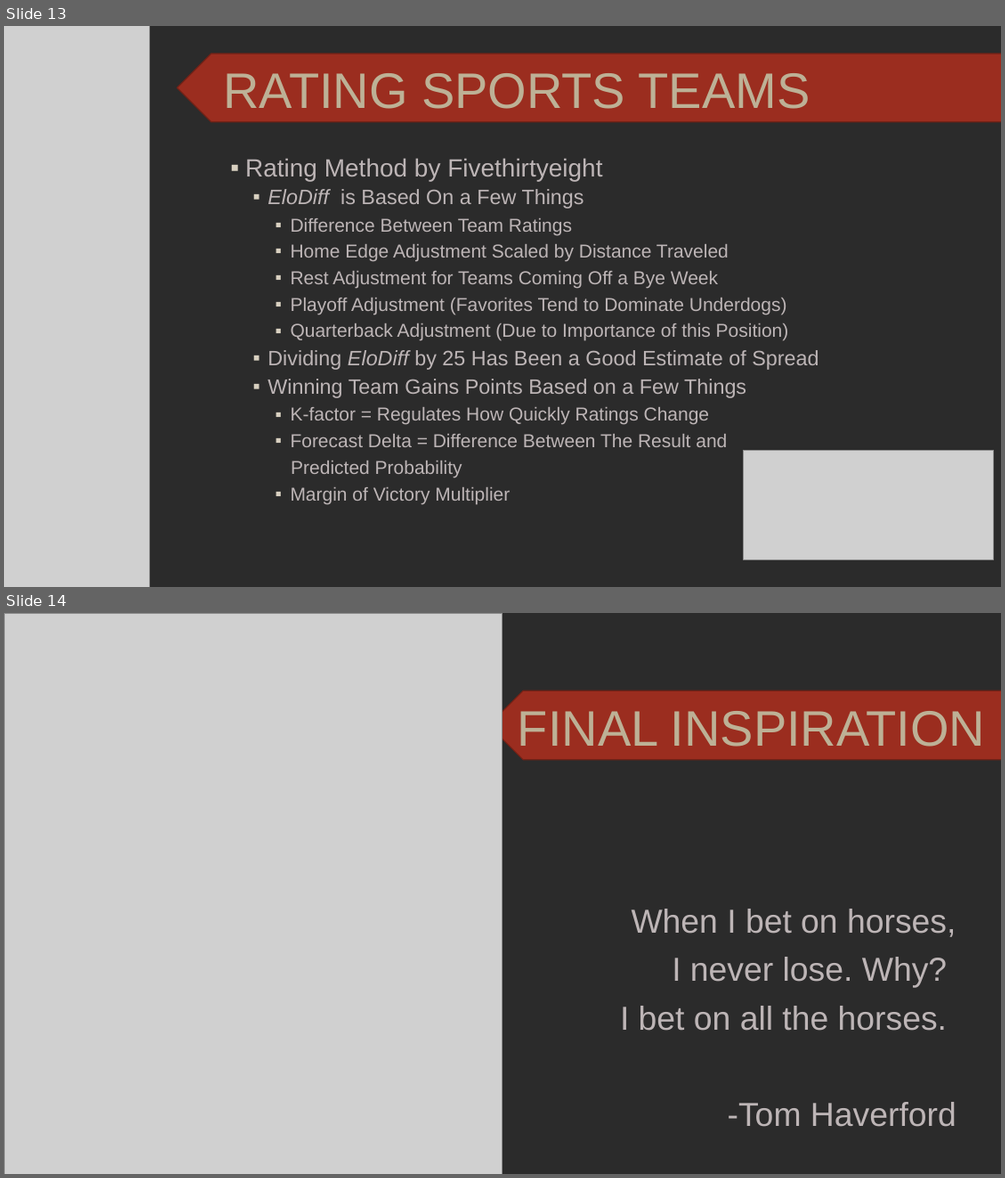
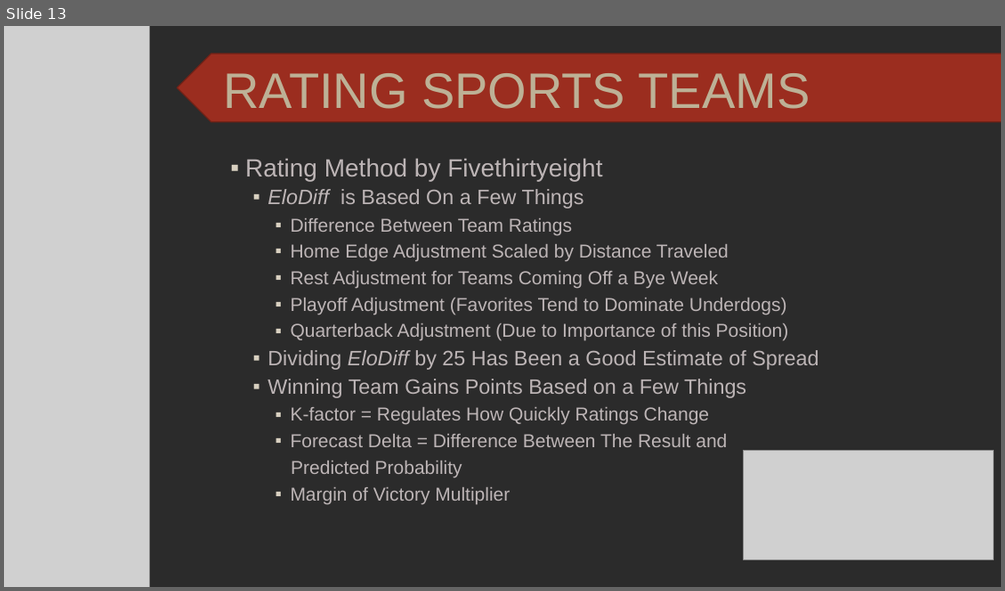
Before and after one commit to SuperMarioGiacomazzo/STOR390_WEBSITE, a slide deck: Slides/Gambling 2/Gambling_2_Lecture.pptx. Shown one above the other, each under a label of ours: slides 13 and 14 before the commit, slide 13 after it. The pictures are 1005x1178 and 1005x591 pixels, drawn with LibreOffice and Linux fonts; fonts in the diff are those of the drawing; grey boxes stand for pictures; background and template pictures are left out; a plain dark background stands for a picture behind light text. Boxes give left, top, right and bottom in pixels: in the first picture for what was removed or moved away, otherwise in the second. Text is boxed around its words. In the diff, an @@ line names an element or a change of style, - is before the commit and + after.

```diff
--- a/Slides/Gambling 2/Gambling_2_Lecture.pptx
+++ b/Slides/Gambling 2/Gambling_2_Lecture.pptx
@@ slide 14 removed at box(4, 613, 1001, 1174), background picture (left out) @@
@@ picture removed at box(4, 613, 502, 1174) @@
@@ chevron removed at box(488, 690, 1001, 760) @@
@@ title removed at box(518, 711, 985, 747) @@
-FINAL INSPIRATION
@@ text removed at box(620, 908, 956, 1127) @@
-When I bet on horses,
-I never lose. Why?
-I bet on all the horses.
--Tom Haverford
```
Also in this commit, not shown: 1 slide added, 1 other file.
